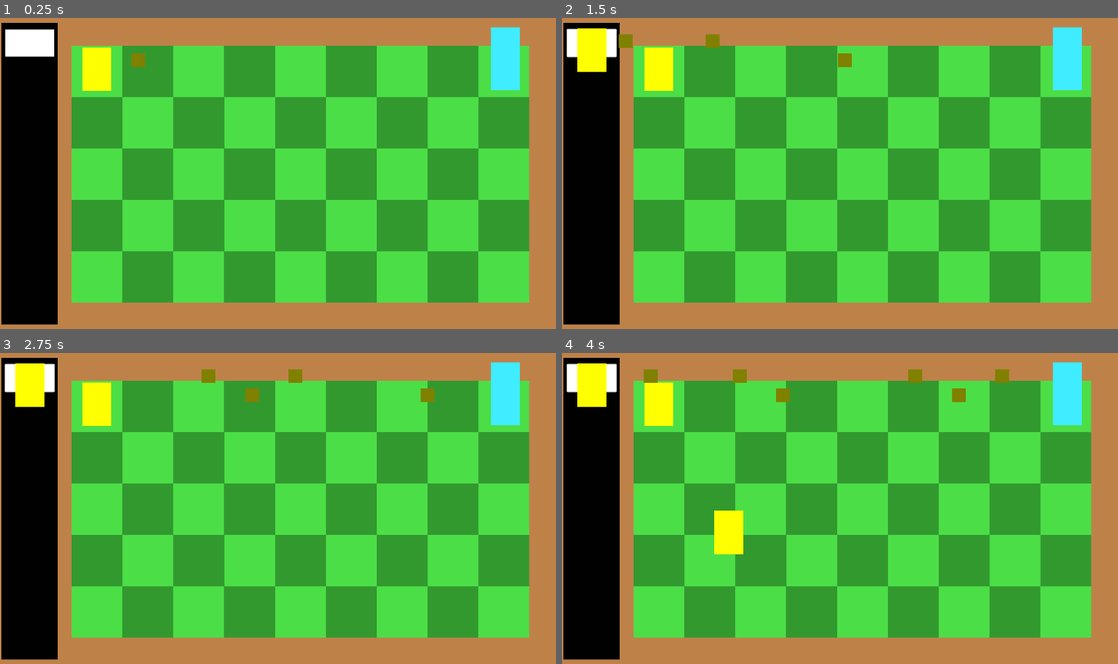
Above: before the commit, frames 1-4 (two rows, left to right).
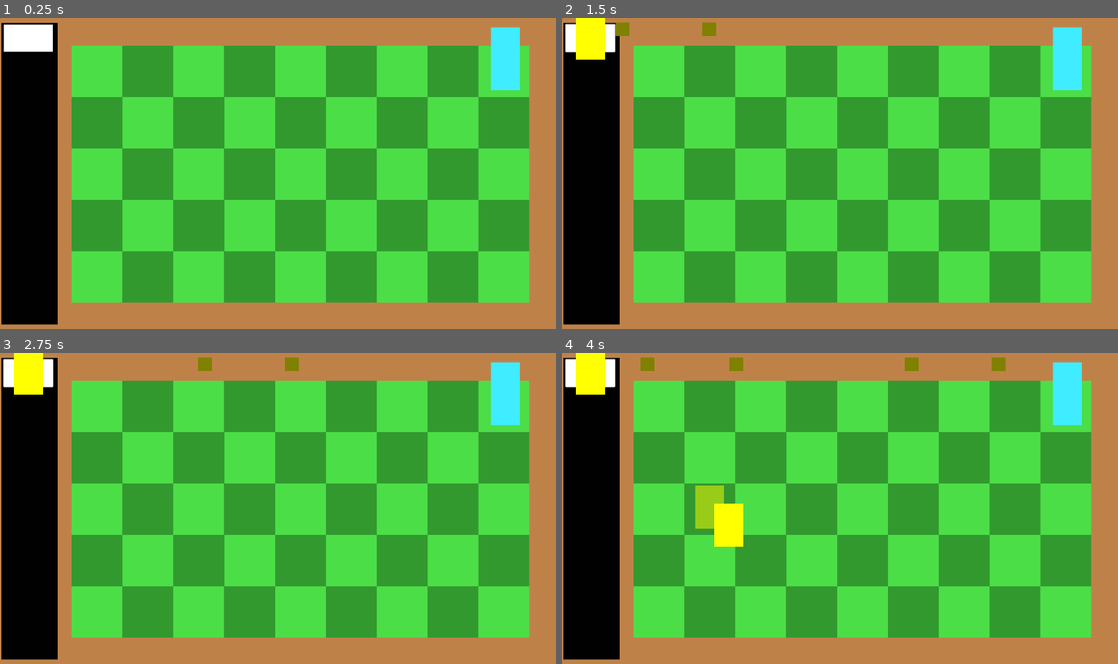
Above: after the commit, the same moments.

Repository: Enzotiso/PvZ-Rougelike
Game: Godot game, scene res://Scenes/phase_2.tscn
The game is run twice, just before and just after one commit, with the same random seed, the same clock (stepped at 60 frames per second) and the same inputs.
Inputs (mouse positions are in pixels of both pictures, inside the frame that each line leads up to; where the layout moved, square brackets give the same spot in the first picture):
- Up to frame 1 (0.25 s): no input
- Up to frame 2 (1.5 s): click (589, 36) [589, 42] at 0.5 s; click (589, 36) [589, 42] at 1.25 s
- Up to frame 3 (2.75 s): click (27, 371) [27, 377] at 2 s
- Up to frame 4 (4 s): move the mouse to (962, 492) at 2.77 s; move the mouse to (728, 524) at 3.52 s

The runs differ from the first frame. In frame 1, 1.2% of the frame differs, in the area x 0-27%, y 2-24%; in frame 2, 1.9%; in frame 3, 2.0%; in frame 4, 3.2%, in the area x 0-81%, y 0-65%.

Commit message:
plant ghosting works as intended

Diff:
--- a/Scenes/attack-plant.tscn
+++ b/Scenes/attack-plant.tscn
@@ -7,16 +7,13 @@
 script = ExtResource("1_d42wl")
 
 [node name="Sprite2D" type="Sprite2D" parent="."]
-position = Vector2(50, 75)
+position = Vector2(0, -75)
 texture = ExtResource("1_3du1y")
 
 [node name="Marker2D" type="Marker2D" parent="."]
-position = Vector2(100, 44)
+position = Vector2(50, -106)
 
 [node name="RayCastRight" type="RayCast2D" parent="."]
-position = Vector2(50, 67)
+position = Vector2(0, -83)
 target_position = Vector2(2000, 0)
 collide_with_areas = true
-
-[node name="Marker2DPlacement" type="Marker2D" parent="."]
-position = Vector2(50, 150)
--- a/Scenes/phase_2.tscn
+++ b/Scenes/phase_2.tscn
@@ -44,11 +44,32 @@
 position = Vector2(-854.27844, 539.5443)
 scale = Vector2(1.2151898, 1.2151898)
 
+[node name="Lawn_Collision2x1" parent="Background Assets/Background Lawn" instance=ExtResource("3_gtpho")]
+position = Vector2(-640.40485, -325.67084)
+scale = Vector2(1.2151898, 1.2151898)
+
+[node name="Lawn_Collision2x2" parent="Background Assets/Background Lawn" instance=ExtResource("3_gtpho")]
+position = Vector2(-640.40497, -109.36719)
+scale = Vector2(1.2151898, 1.2151898)
+
+[node name="Lawn_Collision2x3" parent="Background Assets/Background Lawn" instance=ExtResource("3_gtpho")]
+position = Vector2(-640.40485, 106.93677)
+scale = Vector2(1.2151898, 1.2151898)
+
+[node name="Lawn_Collision2x4" parent="Background Assets/Background Lawn" instance=ExtResource("3_gtpho")]
+position = Vector2(-640.40485, 322.0253)
+scale = Vector2(1.2151898, 1.2151898)
+
+[node name="Lawn_Collision2x5" parent="Background Assets/Background Lawn" instance=ExtResource("3_gtpho")]
+position = Vector2(-640.40497, 539.5443)
+scale = Vector2(1.2151898, 1.2151898)
+
 [node name="Seed_Bar" parent="Background Assets" instance=ExtResource("3_wfy0e")]
 position = Vector2(5, 17)
 
 [node name="Attack_Plant" parent="." instance=ExtResource("2_d32x3")]
-position = Vector2(284, 102)
+visible = false
+position = Vector2(334, 252)
 
 [node name="Zombie" parent="." instance=ExtResource("3_d628u")]
 position = Vector2(1695, 32)
--- a/Scenes/seed_bar.tscn
+++ b/Scenes/seed_bar.tscn
@@ -13,3 +13,5 @@
 
 [node name="Marker2DSeedslot1" type="Marker2D" parent="Sprite2D"]
 position = Vector2(-115, -516)
+
+[node name="Seed_Packets" type="Node" parent="."]
--- a/Scripts/controller_plant_placement.gd
+++ b/Scripts/controller_plant_placement.gd
@@ -1,24 +1,53 @@
 extends Node2D
 
-var active_tile
+var active_tile = null
+var plant_instance = null
+var plant_ghost = null
+var pressed = false
 
 #need to do
-#connect to this to the seed_packets generated in seed_bar
-#place ghost of current plant on marker when _on_tile_hovered is called
 #place plant on click and remove it from mouse track
-#actually probs just move the mouse track logic to here and only have seed_packet send plant info
-
-
-
+#clicking another seedpacket removes plant from cursor and replaces it with the one clicked
+#clicking the same seed packet remove plant from cursor
+#clicking right click removes plant from cursor
 
 #function is linked to lawn_collision under background Lawn node
 func _on_tile_hovered(tile):
-	active_tile = tile
-	#plant_instance.global_position = tile.global_position
-	print("here", tile)
+	if plant_instance != null:
+		#checks if plant_ghost is in the scene already, if so reparents instead
+		if plant_ghost.get_parent() == null:
+			tile.add_child(plant_ghost)
+		else:
+			plant_ghost.reparent(tile)
+
+		#moves the ghost to each marker
+		plant_ghost.global_position = tile.find_child("Marker2DPlacement").global_position
+
+#function is linked to lawn_collision under background Lawn node
+func _on_tile_unhovered(tile):
+	if plant_instance != null:
+		#removes ghost from board if mouse is over no collisions
+		if plant_ghost.get_parent() == tile:
+			tile.remove_child(plant_ghost)
+
+func track_plant_to_mouse(plant_scene):
+	pressed = true
+	plant_instance = plant_scene.instantiate()
+	plant_ghost = plant_scene.instantiate()
+	plant_ghost.find_child("Sprite2D").self_modulate.a = .5 #changes ghost opacity
+	get_tree().current_scene.add_child(plant_instance)
 
 
-# Called when the node enters the scene tree for the first time.
 func _ready() -> void:
-	for tile in $"../../Background Assets/Background Lawn".get_children():
-		tile.tile_hovered.connect(_on_tile_hovered)
+	# Links _on_tile_hovered to each lawn collision scene under background lawn
+	for lawn_collision in $"../../Background Assets/Background Lawn".get_children():
+		lawn_collision.tile_hovered.connect(_on_tile_hovered)
+		lawn_collision.tile_unhovered.connect(_on_tile_unhovered)
+	# Links track_plant_to_mouse to seed_packet under seed_bar
+	for seed_packets in $"../../Background Assets/Seed_Bar/Seed_Packets".get_children():
+		seed_packets.seedpacket_pressed.connect(track_plant_to_mouse)
+
+func _process(delta: float) -> void:
+	# Tracks plant to mouse, (use a marker for center of plant in the future)
+	if pressed:
+		plant_instance.global_position = get_global_mouse_position() + Vector2(0, 75) #Vector 2 to center cursor on plant, use markers later
--- a/Scripts/seed_bar.gd
+++ b/Scripts/seed_bar.gd
@@ -10,7 +10,7 @@
 func populateSeedBar():
 	var new_instance = Seedpacket.instantiate()
 	new_instance.global_position = $Sprite2D/Marker2DSeedslot1.global_position
-	add_child(new_instance)
+	$Seed_Packets.add_child(new_instance)
 
 # Called when the node enters the scene tree for the first time.
 func _ready() -> void:
--- a/Scripts/seed_packet.gd
+++ b/Scripts/seed_packet.gd
@@ -1,29 +1,13 @@
 extends Node2D
 
-var pressed = false
 var plant_scene
-var plant_instance
-
-
-#Needs some way to tell which plant is in this packet
-#Place copy of plant over players cursor
-#When mousing over a correct placement, ghost of plant over that
-#Places plant only on select spaces on the lawn grid
-#Can be canceled with right click, clicking the button again, or by trying to place a plant where it isnt allowed
-
+signal seedpacket_pressed()
 
 # Called when the node enters the scene tree for the first time.
+# Needs to change based on plants selected in plase_1
 func _ready() -> void:
 	plant_scene = preload("res://Scenes/attack-plant.tscn")
 
-
-# Called every frame. 'delta' is the elapsed time since the previous frame.
-func _process(delta: float) -> void:
-	if pressed:
-		plant_instance.global_position = get_global_mouse_position() + Vector2(-50,-50) #Vector 2 to center cursor on plant, use markers later
-
-
+# signals that the button was pressed to controller_plantPlacement
 func _on_button_seedpacket_button_up() -> void:
-	pressed = true
-	plant_instance = plant_scene.instantiate()
-	get_tree().current_scene.add_child(plant_instance)
+	seedpacket_pressed.emit(plant_scene)
